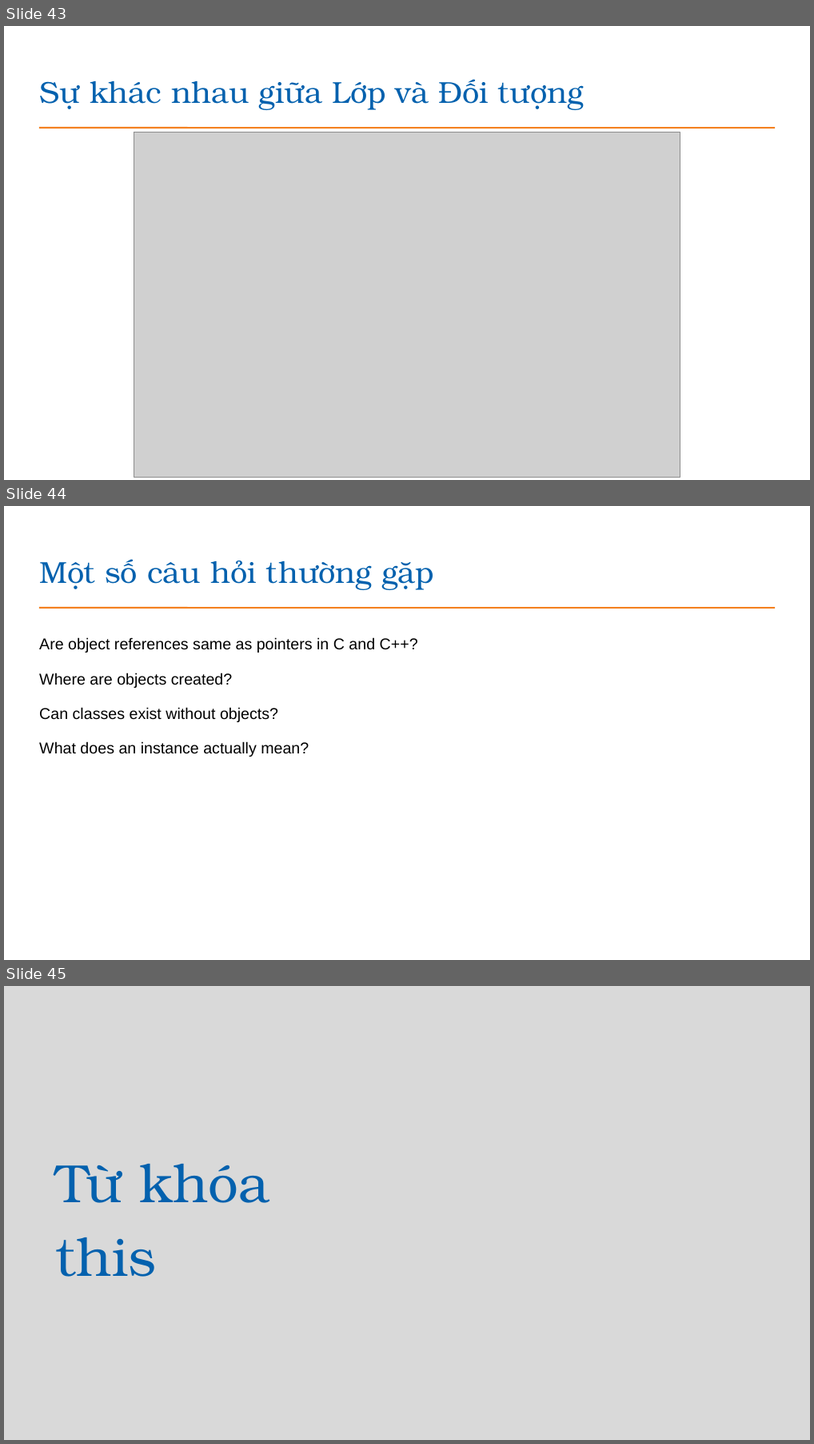
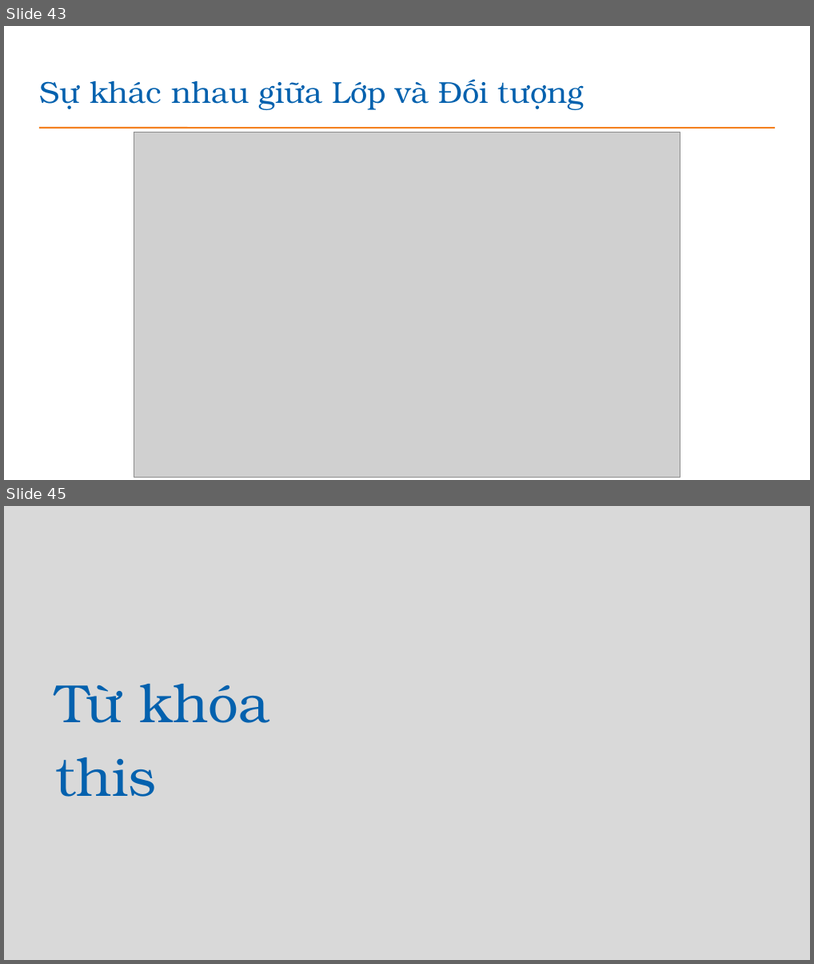
Before and after one commit to EdisonTechnologyAcademy/Java---Construction, a slide deck: presentations/Bài 7_Gioi thieu Java OOP.pptx. Shown one above the other, each under a label of ours: slides 43, 44 and 45 before the commit, slides 43 and 45 after it; the slides between them are not shown. The pictures are 814x1444 and 814x964 pixels, drawn with LibreOffice and Linux fonts; fonts in the diff are those of the drawing; grey boxes stand for pictures; background and template pictures are left out. Boxes give left, top, right and bottom in pixels: in the first picture for what was removed or moved away, otherwise in the second. Text is boxed around its words. In the diff, an @@ line names an element or a change of style, - is before the commit and + after.

```diff
--- a/presentations/Bài 7_Gioi thieu Java OOP.pptx
+++ b/presentations/Bài 7_Gioi thieu Java OOP.pptx
@@ slide 44 removed at [4,506,810,960], background #FFFFFF; not listed: 1 template element that a slide beside it also shows @@
@@ title removed at [39,559,434,590] @@
-Một số câu hỏi thường gặp
@@ text removed at [39,637,418,652] @@
-Are object references same as pointers in C and C++?
@@ text removed at [39,672,232,688] @@
-Where are objects created?
@@ text removed at [39,707,278,722] @@
-Can classes exist without objects?
@@ text removed at [39,741,309,756] @@
-What does an instance actually mean?
```
Also in this commit, not shown: 1 slide changed, 2 slides added, 19 other files.
